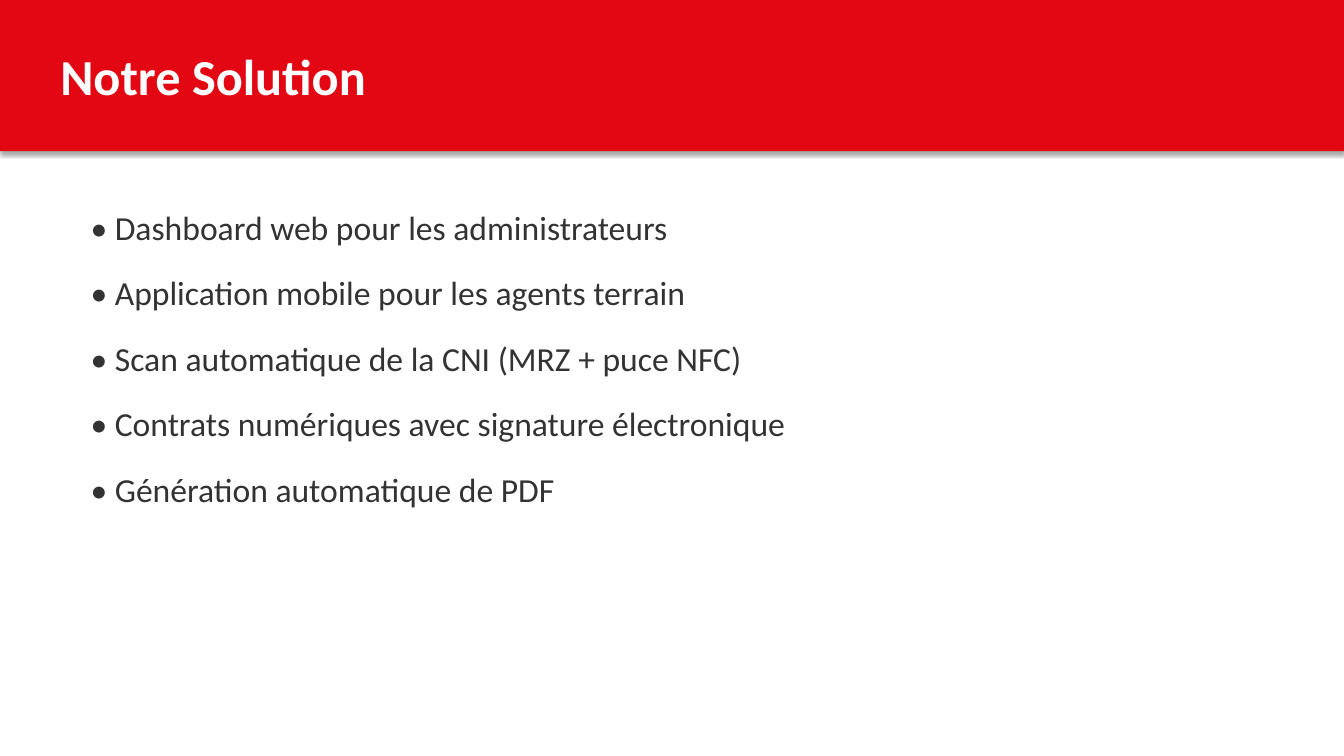
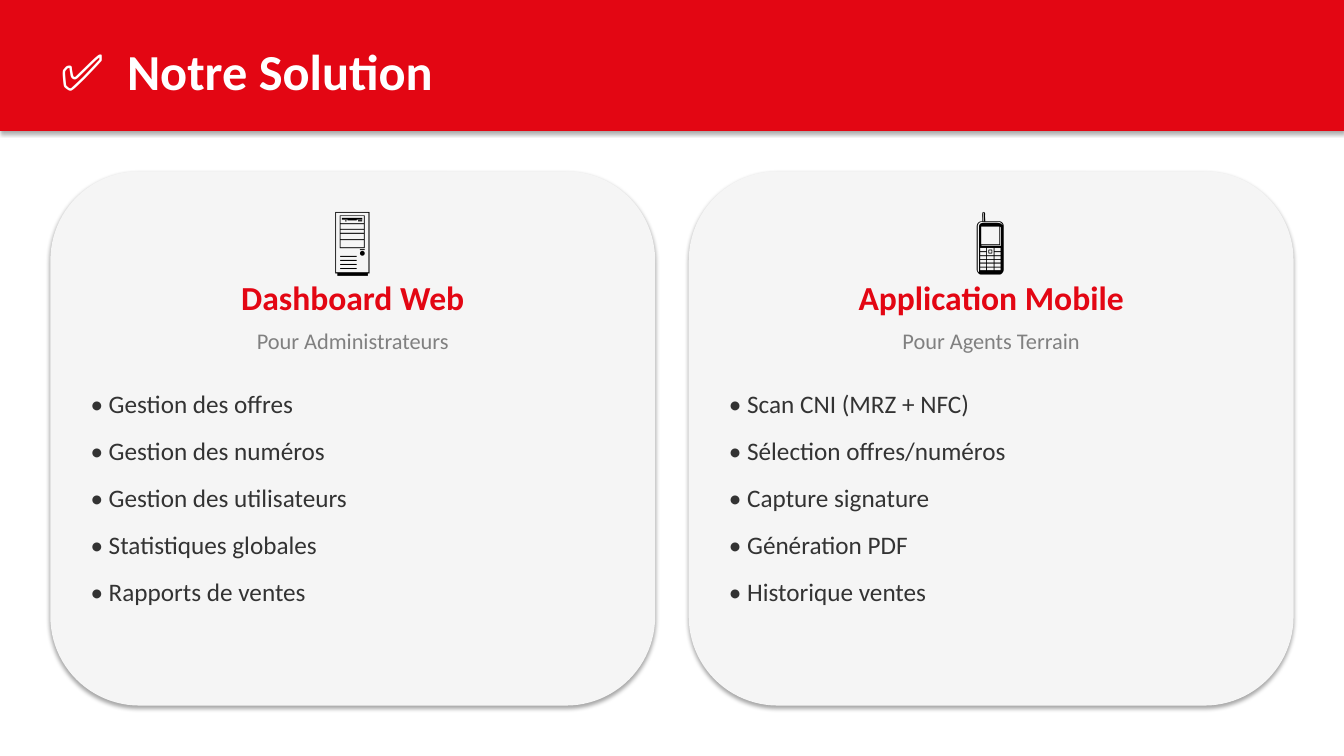
Before and after one commit to Zidoun-Abdou/Djezzy-POS, a slide deck: slide 3 of Djezzy_POS_Presentation.pptx. Drawn at 1344x756 pixels with LibreOffice and Linux fonts; fonts in the diff are those of the drawing. Boxes give left, top, right and bottom in pixels: in the first picture for what was removed or moved away, otherwise in the second. Text is boxed around its words. In the diff, an @@ line names an element or a change of style, - is before the commit and + after.

```diff
--- a/Djezzy_POS_Presentation.pptx
+++ b/Djezzy_POS_Presentation.pptx
@@ rectangle: place and size @@
-rectangle at box(0, 0, 1344, 151)
+rectangle at box(0, 0, 1344, 131)
@@ text at box(127, 54, 433, 91): text changed @@
-Notre Solution
+✅ Notre Solution
@@ rounded rectangle added at box(50, 171, 655, 706), fill #F5F5F5 @@
@@ rounded rectangle added at box(689, 171, 1294, 706), fill #F5F5F5 @@
@@ text added at box(50, 192, 655, 272), 48 pt, text #000000 @@
+🖥️
@@ text added at box(689, 192, 1294, 272), 48 pt, text #000000 @@
+📱
@@ text removed at box(115, 216, 785, 508) @@
-• Dashboard web pour les administrateurs
-• Application mobile pour les agents terrain
-• Scan automatique de la CNI (MRZ + puce NFC)
-• Contrats numériques avec signature électronique
-• Génération automatique de PDF
@@ text added at box(241, 286, 464, 311), 24 pt, text #E30613, bold @@
+Dashboard Web
@@ text added at box(859, 286, 1124, 316), 24 pt, text #E30613, bold @@
+Application Mobile
@@ text added at box(257, 333, 448, 349), 16 pt, text #808080 @@
+Pour Administrateurs
@@ text added at box(902, 334, 1080, 353), 16 pt, text #808080 @@
+Pour Agents Terrain
@@ text added at box(109, 395, 347, 605), 18 pt, text #333333 @@
+• Gestion des offres
+• Gestion des numéros
+• Gestion des utilisateurs
+• Statistiques globales
+• Rapports de ventes
@@ text added at box(747, 395, 1005, 605), 18 pt, text #333333 @@
+• Scan CNI (MRZ + NFC)
+• Sélection offres/numéros
+• Capture signature
+• Génération PDF
+• Historique ventes
```
Also in this commit, not shown: 4 other slides changed, 1 slide added, 1 slide removed.
